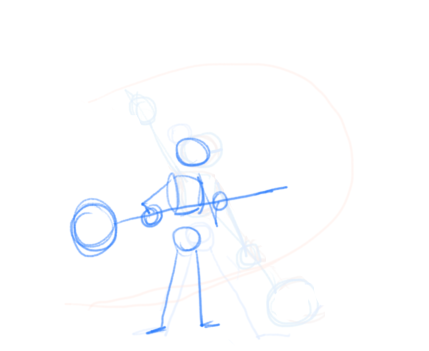
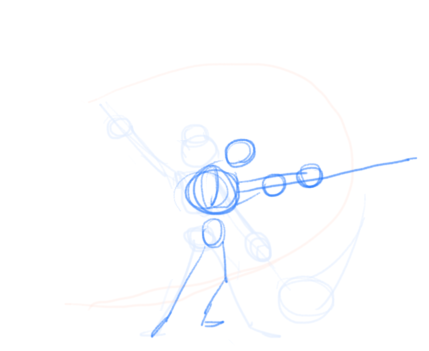
Comparing the layer stacks of the two 429px x 351px images. Changes:
painted on "Paint Layer 6" over [69, 89, 418, 340]
painted on "Paint Layer 5" over [69, 89, 320, 340]
painted on "Paint Layer 4" over [69, 89, 418, 340]
